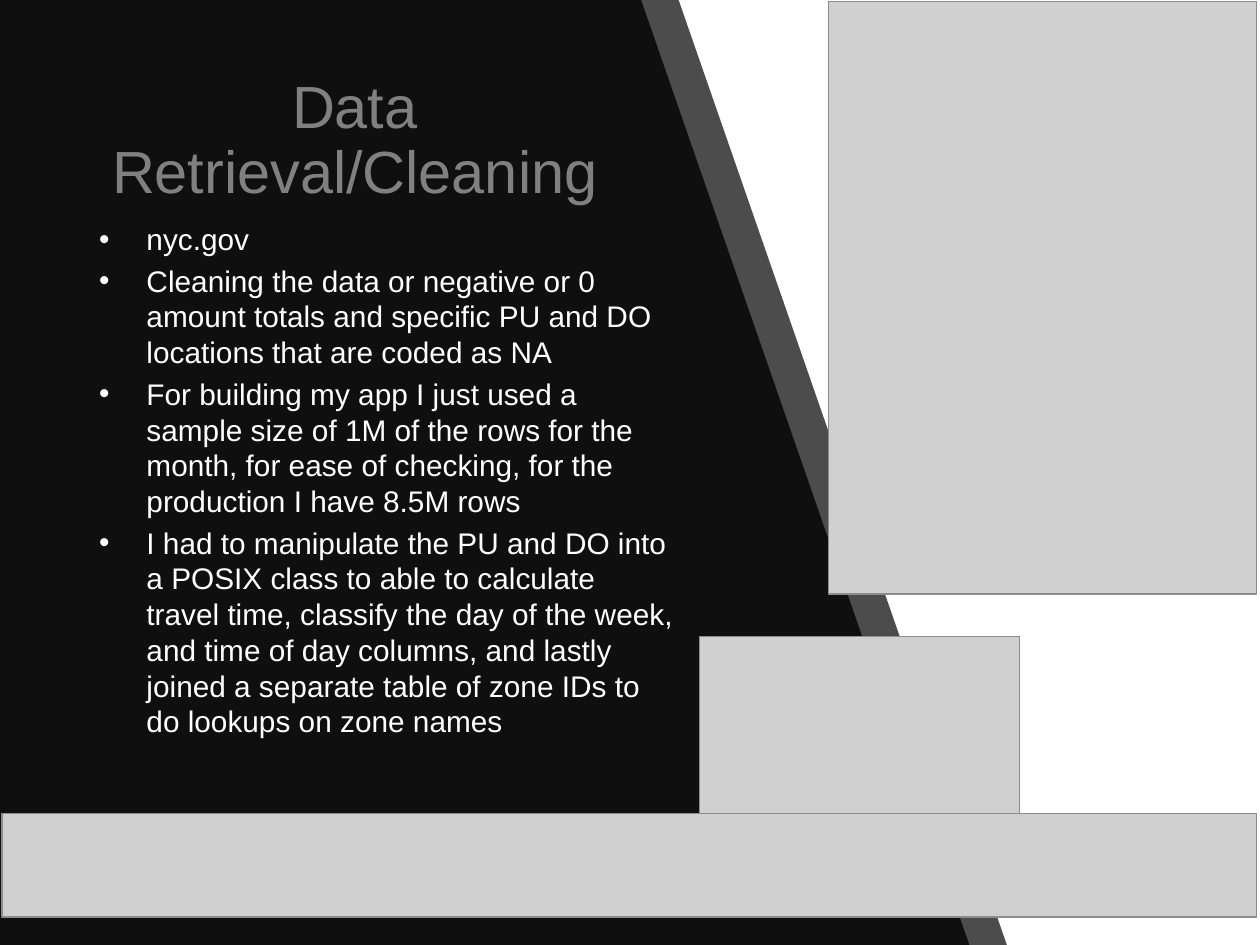
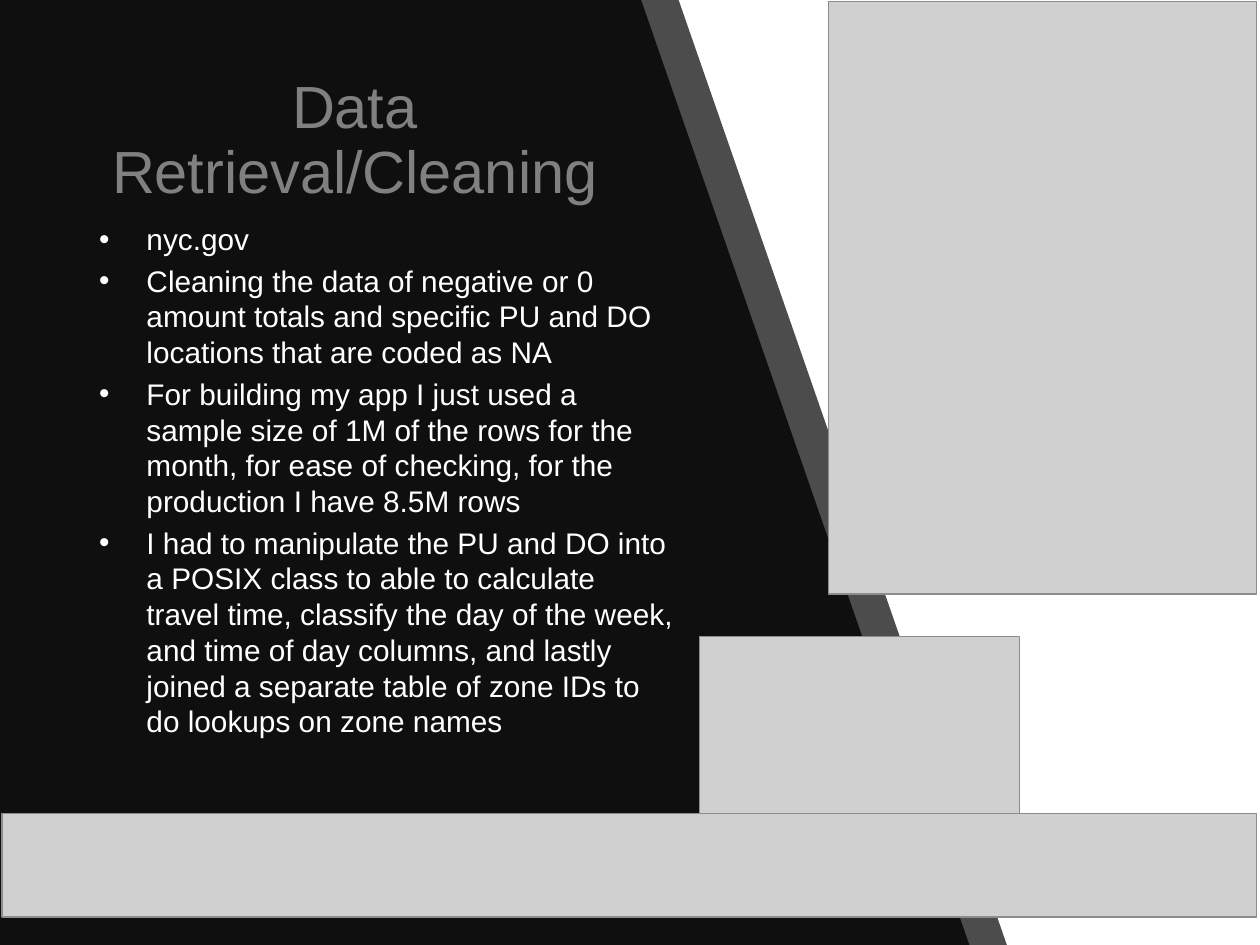
Before and after one commit to kmb5077/NYCTaxiShiny2, a slide deck: slide 2 of taxippt.pptx. Drawn at 1260x945 pixels with LibreOffice and Linux fonts; fonts in the diff are those of the drawing; grey boxes stand for pictures. Boxes give left, top, right and bottom in pixels: in the first picture for what was removed or moved away, otherwise in the second. Text is boxed around its words. In the diff, an @@ line names an element or a change of style, - is before the commit and + after.

```diff
--- a/taxippt.pptx
+++ b/taxippt.pptx
@@ text at (146,270,651,364): text changed @@
-• Cleaning the data or negative or 0 amount totals and specific PU and DO locations that are coded as NA
+• Cleaning the data of negative or 0 amount totals and specific PU and DO locations that are coded as NA
```
Also in this commit, not shown: 1 slide removed, 7 other files.
